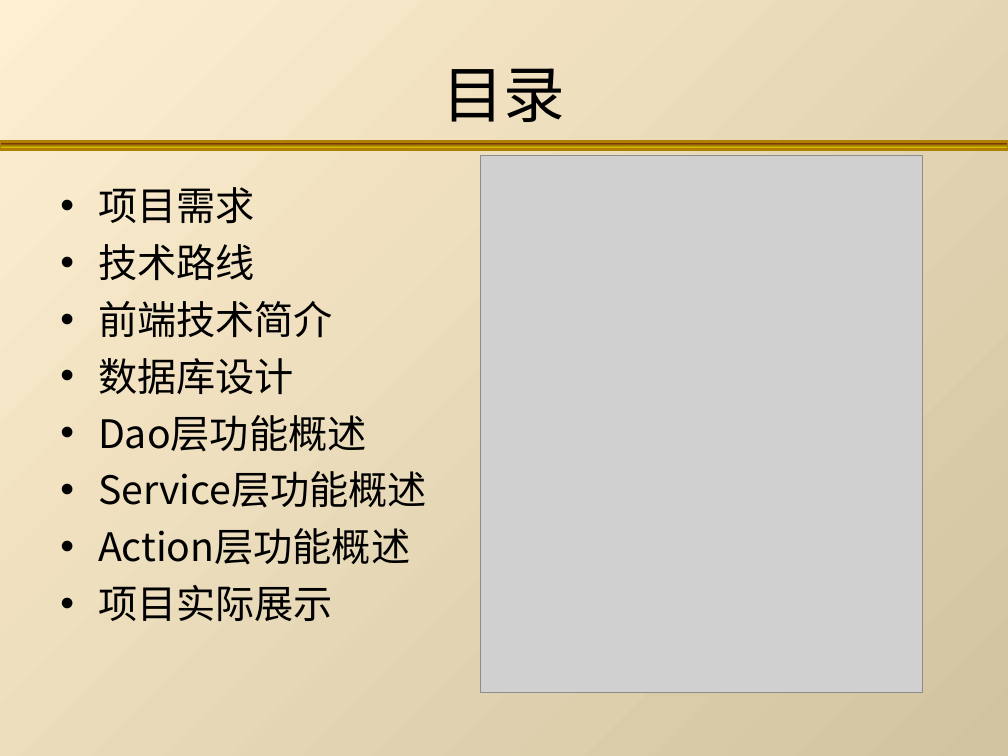
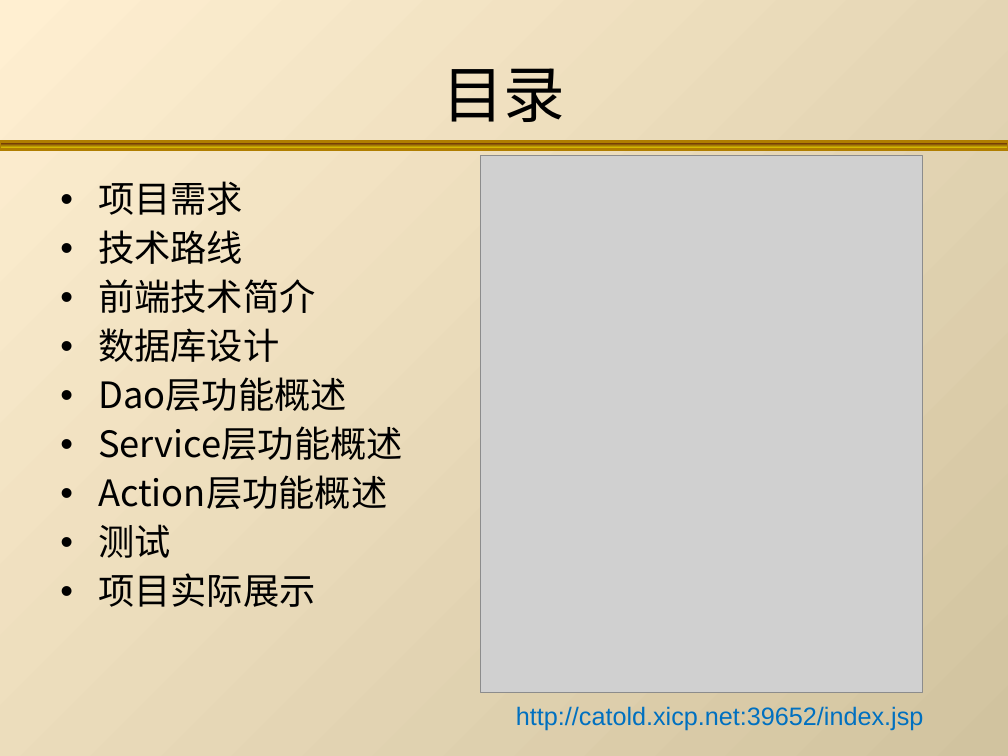
Before and after one commit to TJSS/CreditManage, a slide deck: slide 2 of 文档/积分管理.ppt. Drawn at 1008x756 pixels with LibreOffice and Linux fonts; fonts in the diff are those of the drawing; grey boxes stand for pictures. Boxes give left, top, right and bottom in pixels: in the first picture for what was removed or moved away, otherwise in the second. Text is boxed around its words. In the diff, an @@ line names an element or a change of style, - is before the commit and + after.

```diff
--- a/文档/积分管理.ppt
+++ b/文档/积分管理.ppt
@@ text at [98,181,403,607]: size 28 to 25.9 pt; line spacing 1 to 0.9 @@
@@ text at [98,524,171,558]: paragraph added @@
+• 测试
@@ text added at [516,706,923,731], 18 pt, text #0070C0 @@
+http://catold.xicp.net:39652/index.jsp
```
Also in this commit, not shown: 14 slides added, 1 slide removed.
